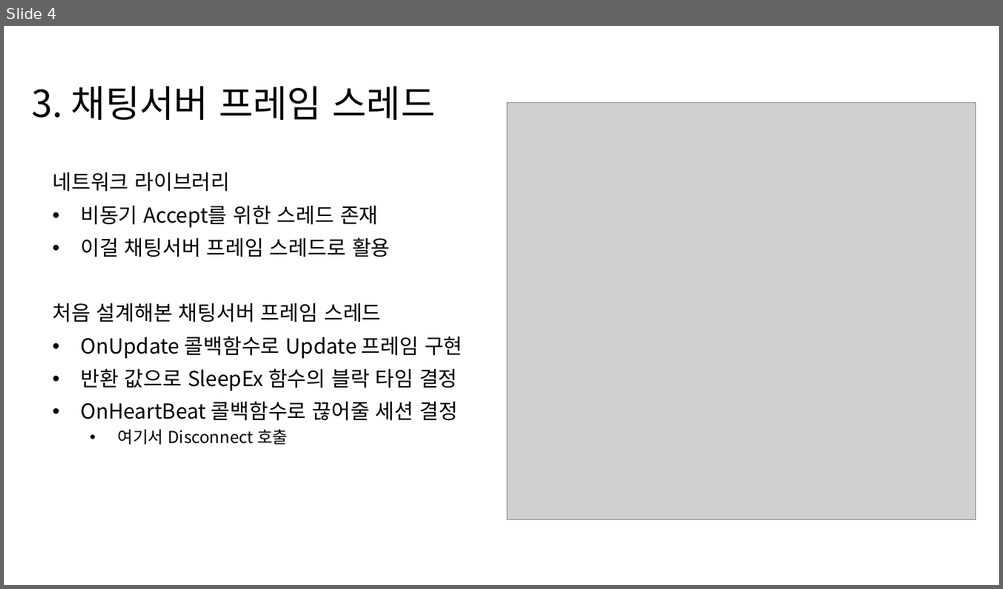
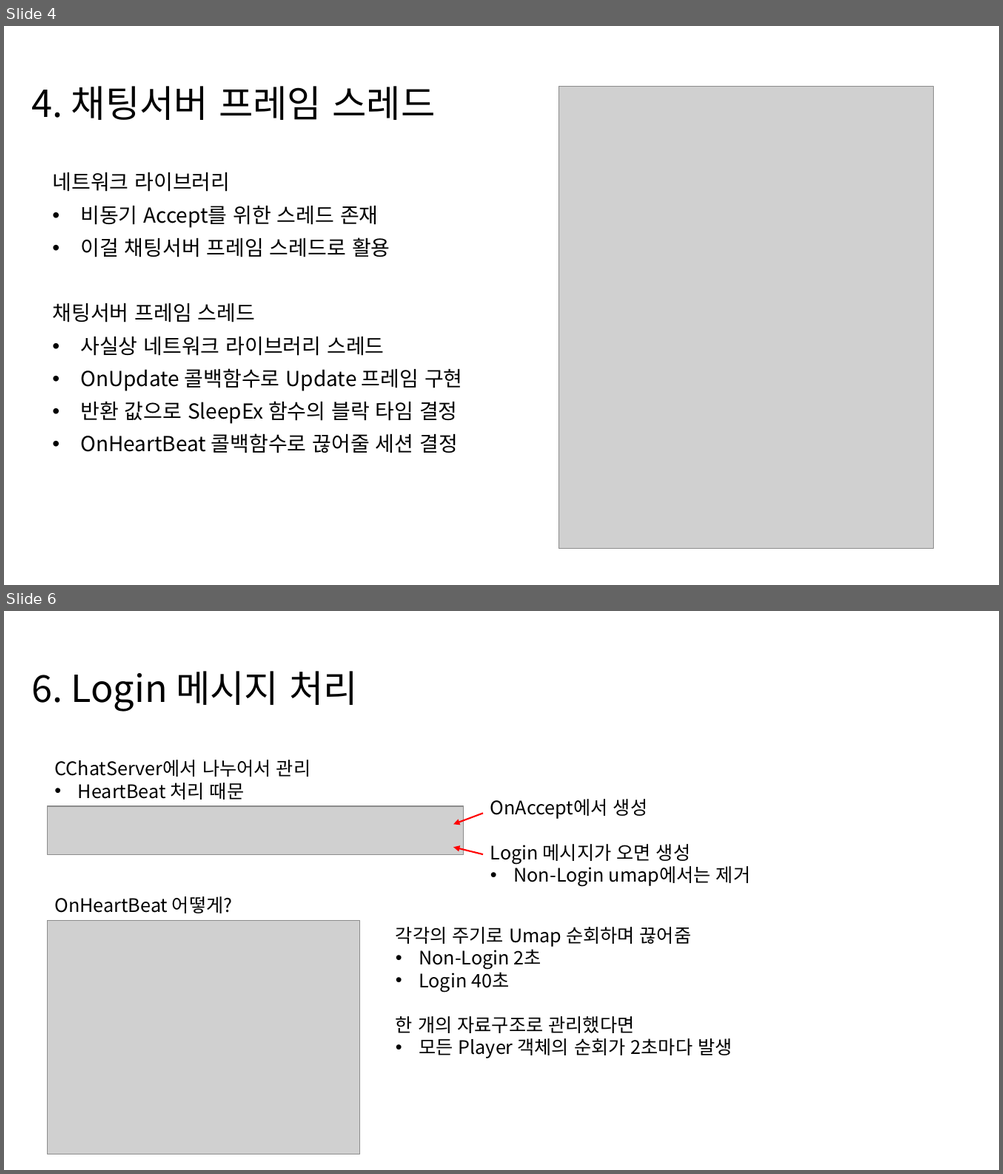
Before and after one commit to MyungHyun-Ahn/Portfolio, a slide deck: 04_IOCP_ChatServer/IOCP_ChatServer/싱글스레드채팅서버_설계.pptx. Shown one above the other, each under a label of ours: slide 4 before the commit, slides 4 and 6 after it; the slides between them are not shown. The pictures are 1003x589 and 1003x1174 pixels, drawn with LibreOffice and Linux fonts; fonts in the diff are those of the drawing; grey boxes stand for pictures. Boxes give left, top, right and bottom in pixels: in the first picture for what was removed or moved away, otherwise in the second. Text is boxed around its words. In the diff, an @@ line names an element or a change of style, - is before the commit and + after.

Commit message:
싱글 채팅 서버

```diff
--- a/04_IOCP_ChatServer/IOCP_ChatServer/싱글스레드채팅서버_설계.pptx
+++ b/04_IOCP_ChatServer/IOCP_ChatServer/싱글스레드채팅서버_설계.pptx
@@ slide 6 added at (x1=4, y1=611, x2=999, y2=1170), background #FFFFFF @@
@@ title added at (x1=31, y1=671, x2=358, y2=712), 36 pt, text #000000 @@
+6. Login 메시지 처리
@@ text added at (x1=54, y1=760, x2=310, y2=800), 18 pt, text #000000 @@
+CChatServer에서 나누어서 관리
+• HeartBeat 처리 때문
@@ group added at (x1=47, y1=799, x2=750, y2=886): 2 arrows, 1 picture, 1 text @@
+OnAccept에서 생성
+Login 메시지가 오면 생성
+• Non-Login umap에서는 제거
@@ text added at (x1=54, y1=897, x2=233, y2=914), 18 pt, text #000000 @@
+OnHeartBeat 어떻게?
@@ picture added at (x1=47, y1=920, x2=360, y2=1155) @@
@@ text added at (x1=395, y1=927, x2=731, y2=1059), 18 pt, text #000000 @@
+각각의 주기로 Umap 순회하며 끊어줌
+• Non-Login 2초
+• Login 40초
+한 개의 자료구조로 관리했다면
+• 모든 Player 객체의 순회가 2초마다 발생
@@ slide 4 changed as well @@
@@ title at (x1=31, y1=86, x2=435, y2=120): text changed @@
-3. 채팅서버 프레임 스레드
+4. 채팅서버 프레임 스레드
@@ picture resized from (x1=507, y1=103, x2=976, y2=520) to (x1=558, y1=86, x2=933, y2=549) @@
@@ subtitle at (x1=52, y1=303, x2=384, y2=356): text changed @@
-처음 설계해본 채팅서버 프레임 스레드
+채팅서버 프레임 스레드
+• 사실상 네트워크 라이브러리 스레드
@@ subtitle at (x1=118, y1=429, x2=287, y2=445): paragraph removed @@
-  • 여기서 Disconnect 호출
```
Also in this commit, not shown: 4 other slides changed, 4 other slides added, 3 other files.
